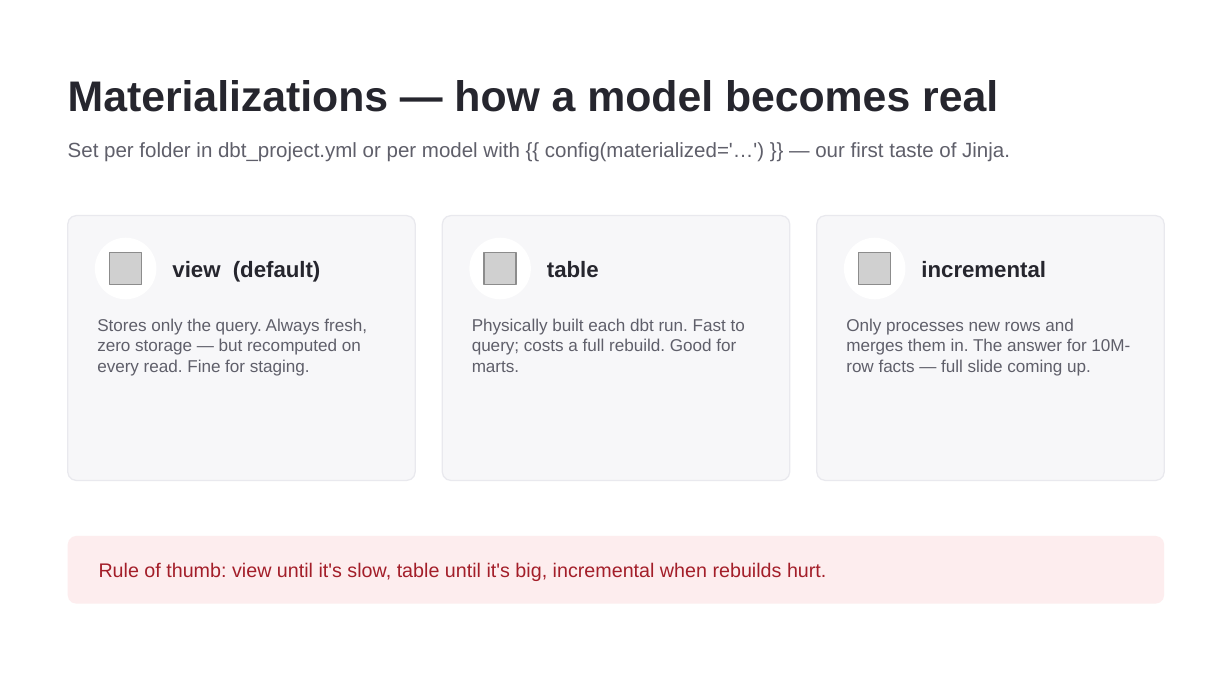
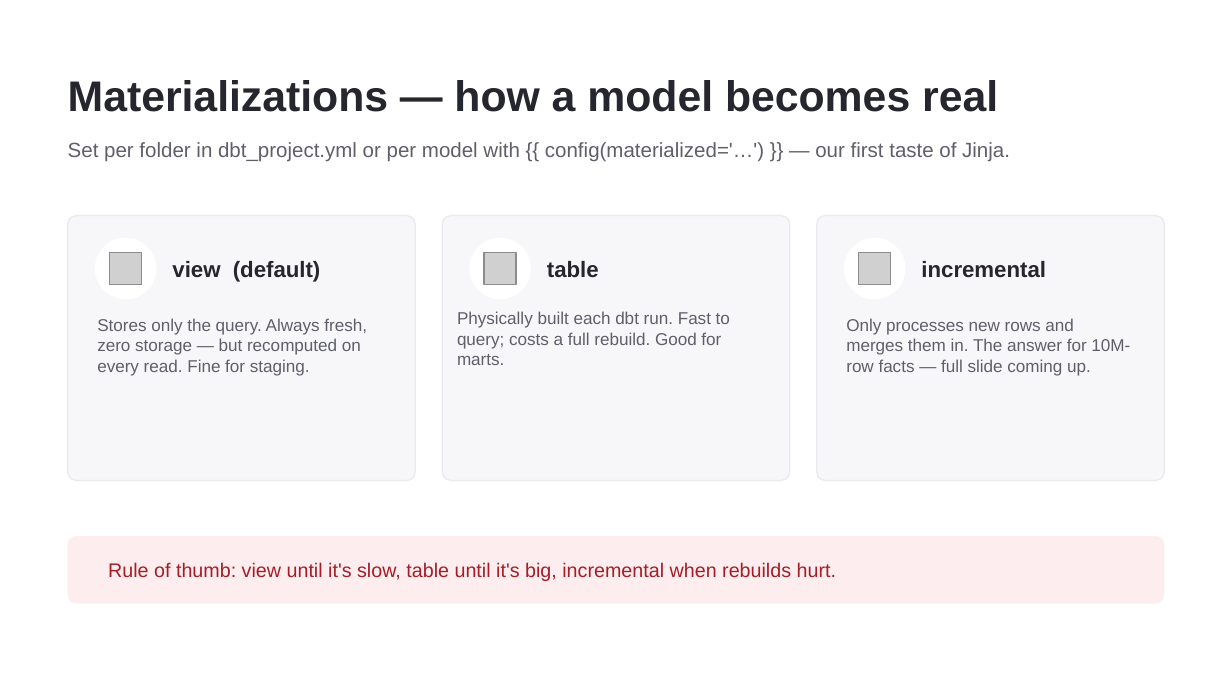
Before and after one commit to shahil04/ds_materials, a slide deck: slide 32 of data engineer project/zomato-ai-data-engineering-end-to-end-project-main/zomato-ai-data-engineering-curriculum.pptx (slide 30 before the commit). Drawn at 1232x693 pixels with LibreOffice and Linux fonts; fonts in the diff are those of the drawing; grey boxes stand for pictures. Boxes give left, top, right and bottom in pixels: in the first picture for what was removed or moved away, otherwise in the second. Text is boxed around its words. In the diff, an @@ line names an element or a change of style, - is before the commit and + after.

```diff
--- a/data engineer project/zomato-ai-data-engineering-end-to-end-project-main/zomato-ai-data-engineering-curriculum.pptx
+++ b/data engineer project/zomato-ai-data-engineering-end-to-end-project-main/zomato-ai-data-engineering-curriculum.pptx
@@ text "Physically built each dbt run. ..." moved from (x1=472, y1=318, x2=745, y2=372) to (x1=457, y1=311, x2=730, y2=365) @@
@@ text "Rule of thumb: view until ..." moved from (x1=99, y1=562, x2=826, y2=581) to (x1=108, y1=562, x2=836, y2=581) @@
```
Also in this commit, not shown: 2 other slides changed, 8 slides added, 9 other files.
